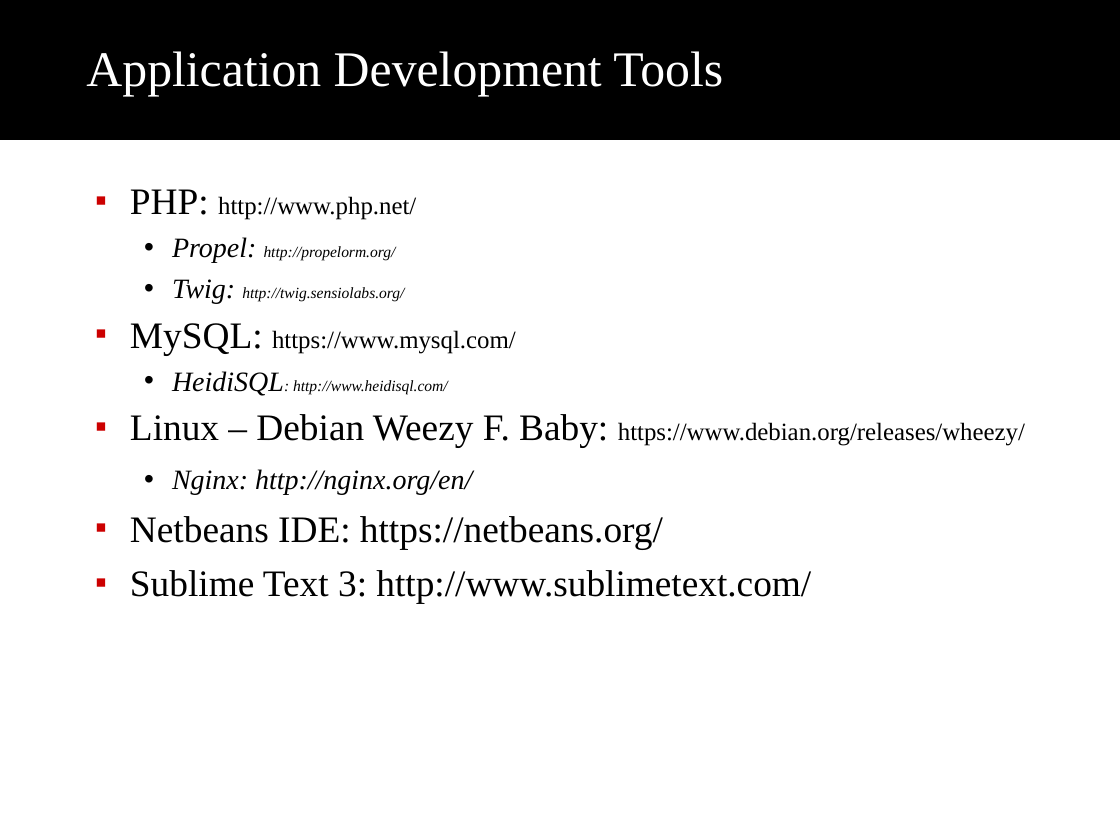
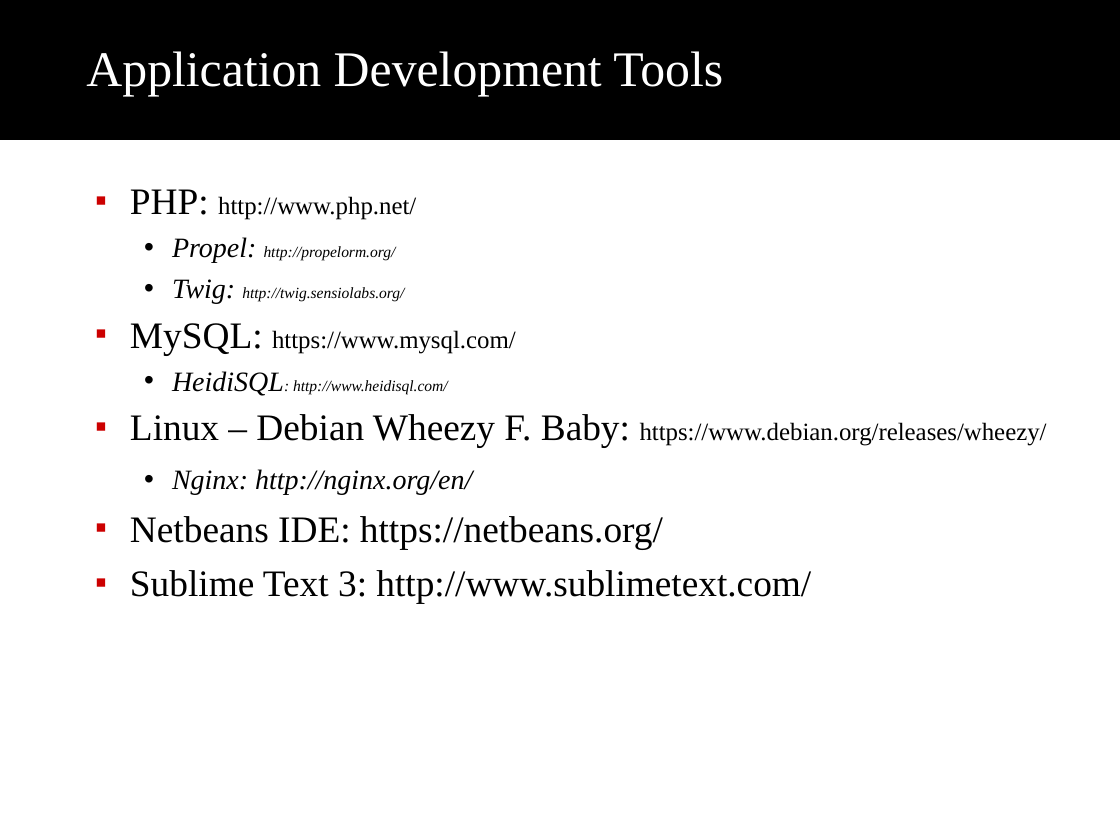
Before and after one commit to mothepro/University-Database, a slide deck: slide 2 of extras/Poon Tycoon Inc..ppt. Drawn at 1120x840 pixels with LibreOffice and Linux fonts; fonts in the diff are those of the drawing; background and template pictures are left out. Boxes give left, top, right and bottom in pixels: in the first picture for what was removed or moved away, otherwise in the second. Text is boxed around its words. In the diff, an @@ line names an element or a change of style, - is before the commit and + after.

Commit message:
small changes to ppt

```diff
--- a/extras/Poon Tycoon Inc..ppt
+++ b/extras/Poon Tycoon Inc..ppt
@@ text at [130,414,1047,447]: text changed @@
-  ▪ Linux – Debian Weezy F. Baby: https://www.debian.org/releases/wheezy/
+  ▪ Linux – Debian Wheezy F. Baby: https://www.debian.org/releases/wheezy/
```
Also in this commit, not shown: 1 other slide changed.
